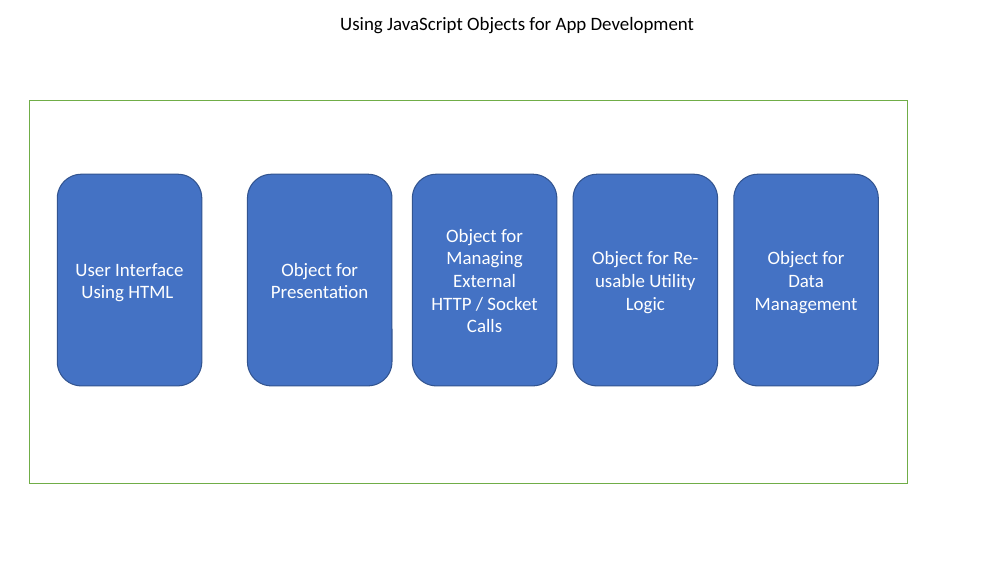
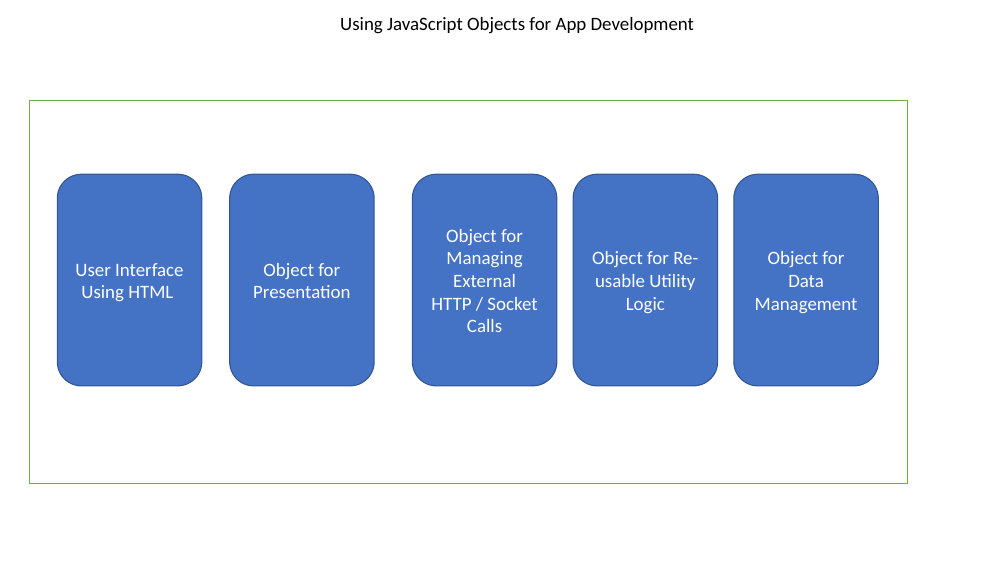
Before and after one commit to maheshsabnis/blazemarch2021, a slide deck: slide 10 of SpotPPTs.pptx. Drawn at 1008x567 pixels with LibreOffice and Linux fonts; fonts in the diff are those of the drawing. Boxes give left, top, right and bottom in pixels: in the first picture for what was removed or moved away, otherwise in the second. Text is boxed around its words. In the diff, an @@ line names an element or a change of style, - is before the commit and + after.

```diff
--- a/SpotPPTs.pptx
+++ b/SpotPPTs.pptx
@@ rounded rectangle "Object for Presentation": place and size @@
-rounded rectangle "Object for Presentation" at (247,174,392,386)
+rounded rectangle "Object for Presentation" at (230,174,374,386)
```
Also in this commit, not shown: 13 other files.
